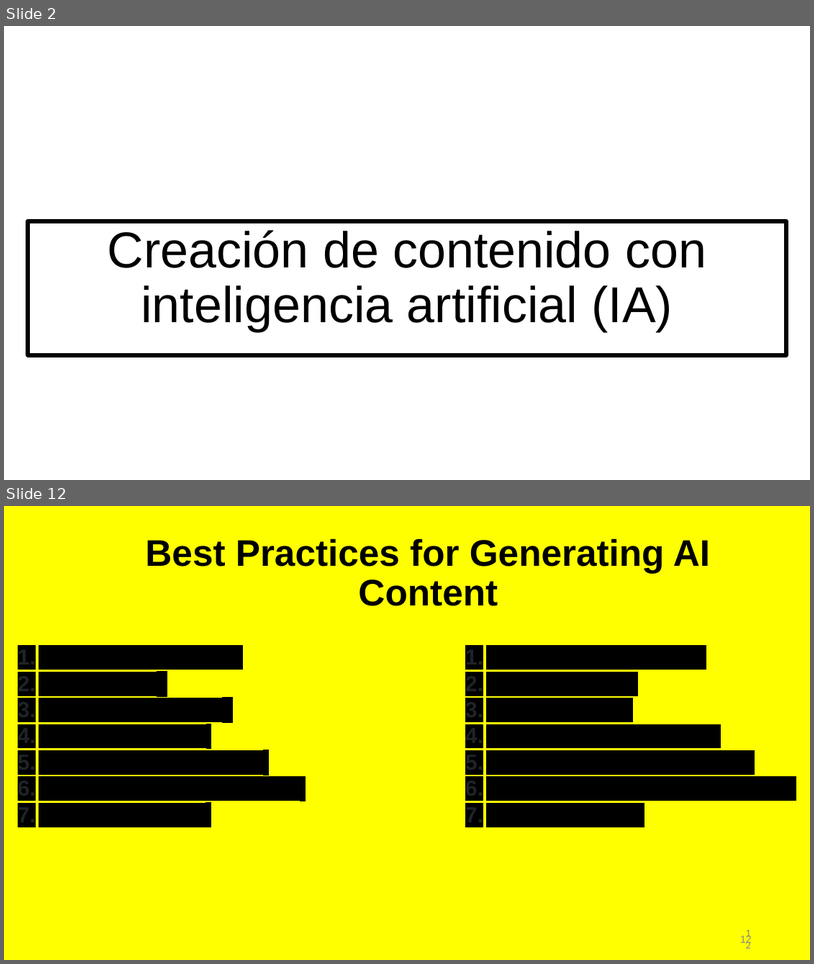
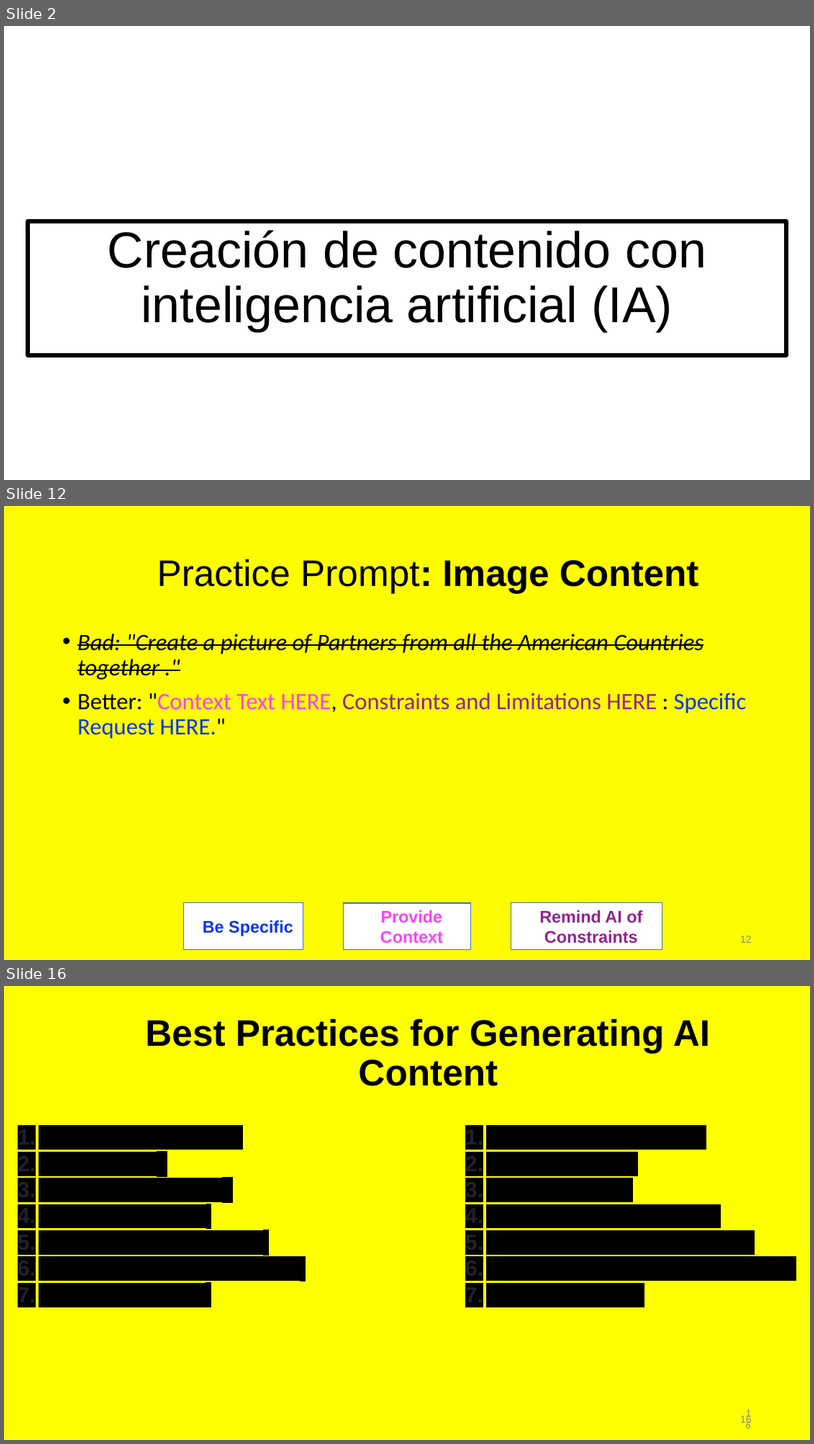
Before and after one commit to irregularchat/Counter_Malign_Information_Training, a slide deck: Counter_Malign_Information/4-Implement-For_Instructors/Lesson_Plans/Lesson_01-Creating_Synthetic_Content/Audio_Visual-Template/MASTER-Lesson_Slide-Create_AI_Content.pptx. Shown one above the other, each under a label of ours: slides 2 and 12 before the commit, slides 2, 12 and 16 after it; the slides between them are not shown. The pictures are 814x964 and 814x1444 pixels, drawn with LibreOffice and Linux fonts; fonts in the diff are those of the drawing. Boxes give left, top, right and bottom in pixels: in the first picture for what was removed or moved away, otherwise in the second. Text is boxed around its words. In the diff, an @@ line names an element or a change of style, - is before the commit and + after.

```diff
--- a/Counter_Malign_Information/4-Implement-For_Instructors/Lesson_Plans/Lesson_01-Creating_Synthetic_Content/Audio_Visual-Template/MASTER-Lesson_Slide-Create_AI_Content.pptx
+++ b/Counter_Malign_Information/4-Implement-For_Instructors/Lesson_Plans/Lesson_01-Creating_Synthetic_Content/Audio_Visual-Template/MASTER-Lesson_Slide-Create_AI_Content.pptx
@@ slide 12 added at box(4, 506, 810, 960), background #FFFB00 @@
@@ title added at box(157, 559, 700, 593), 44 pt, text #000000 @@
+Practice Prompt: Image Content
@@ text added at box(77, 633, 747, 739), 28 pt, text #000000 @@
+• Bad: "Create a picture of Partners from all the American Countries together ."
+• Better: "Context Text HERE, Constraints and Limitations HERE : Specific Request HERE."
@@ rectangle added at box(184, 902, 303, 949), fill #FFFFFF, outline #4472C4 1 pt, 20 pt, text #0433FF, bold @@
+Be Specific
@@ rectangle added at box(343, 903, 471, 950), fill #FFFFFF, outline #4472C4 1 pt, 20 pt, text #FF40FF, bold @@
+Provide Context
@@ rectangle added at box(512, 902, 662, 949), fill #FFFFFF, outline #4472C4 1 pt, 20 pt, text #942192, bold @@
+Remind AI of Constraints
@@ page number added at box(741, 935, 752, 942), 12 pt, text #888888 @@
+12
@@ what was slide 12 is now slide 16 @@
@@ page number at box(741, 1414, 752, 1425): text changed @@
-12
+16
@@ page number at box(743, 1411, 756, 1427): text changed @@
-12
+16
```
Also in this commit, not shown: 10 slides changed, 3 other slides added, 10 other files.
